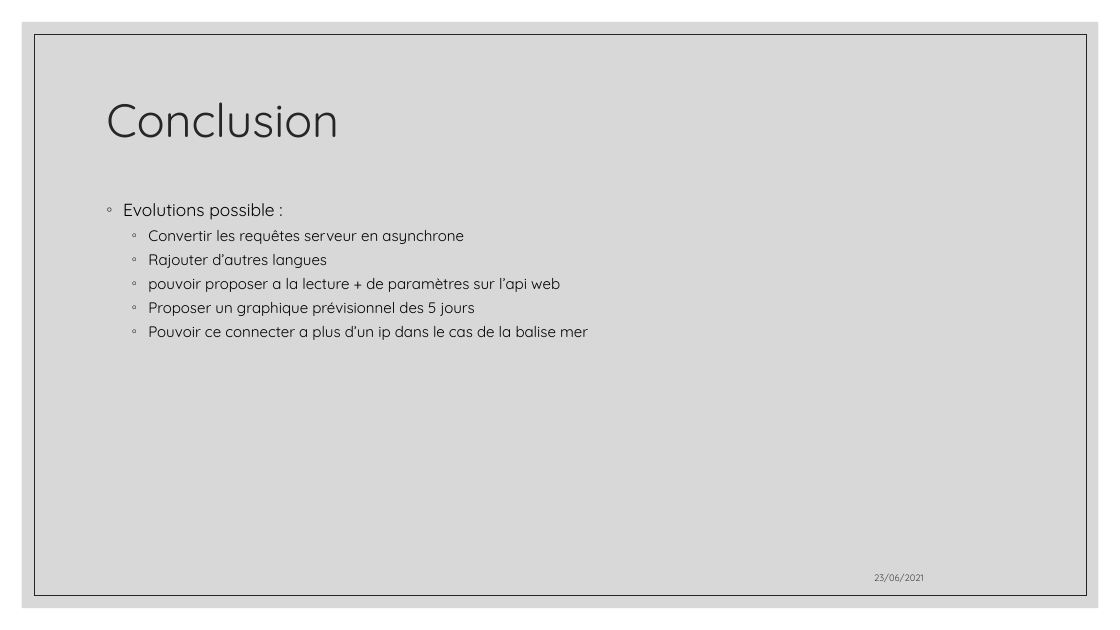
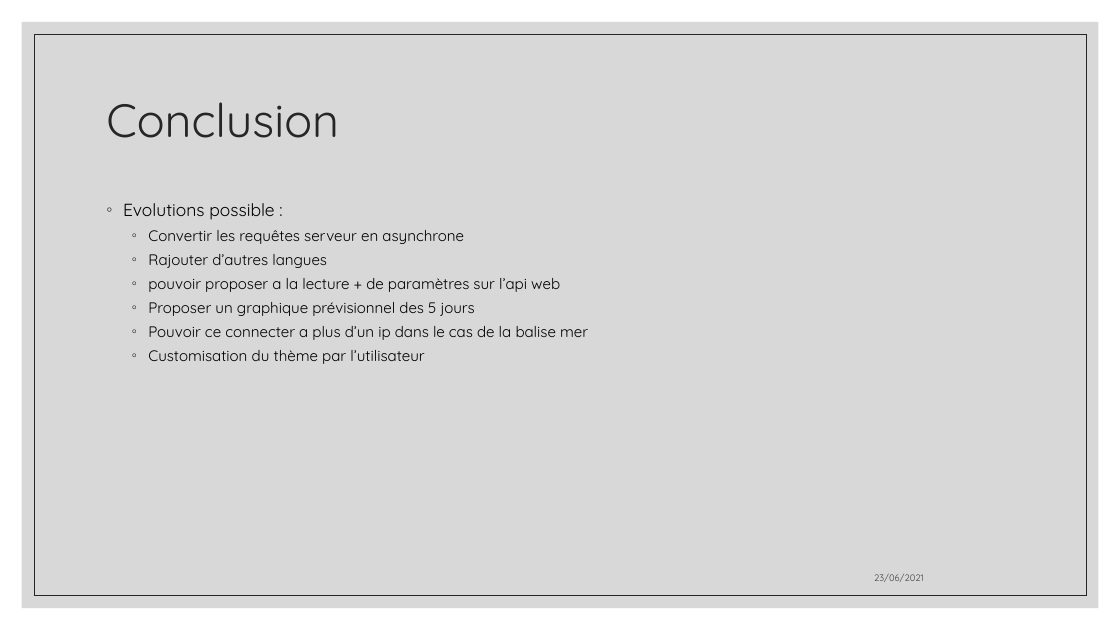
Before and after one commit to aiekick/ProjectStationMeteo, a slide deck: slide 51 of doc/StationMeteo_Soutenance_Stephane.pptx (slide 42 before the commit). Drawn at 1120x630 pixels with LibreOffice and Linux fonts; fonts in the diff are those of the drawing. Boxes give left, top, right and bottom in pixels: in the first picture for what was removed or moved away, otherwise in the second. Text is boxed around its words. In the diff, an @@ line names an element or a change of style, - is before the commit and + after.

```diff
--- a/doc/StationMeteo_Soutenance_Stephane.pptx
+++ b/doc/StationMeteo_Soutenance_Stephane.pptx
@@ text at [148, 350, 424, 364]: paragraph added @@
+  ◦ Customisation du thème par l’utilisateur
```
Also in this commit, not shown: 7 other slides changed, 15 slides added, 6 slides removed, 1 other file.
